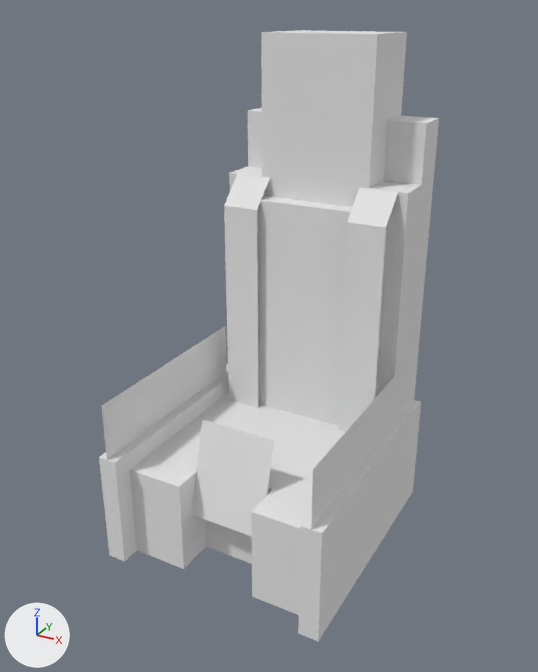
One commit to the OBJ model src/main/resources/assets/acmebase/objmodels/parts/2-seats/ejectionseat.obj: the scene before it, then after it.
Camera for both pictures: a 50 mm lens placed at (1.014, -1.949, 1.253), pointed at (-0.013, -0.082, 0.32). Every picture has the same lights, and +X, +Y and +Z are marked at lower left. Where no turn or scale is listed for an object, it has been applied to the vertices. Vertices at the same position are counted once.

The scene before the commit, as lines of its bpy script (objects in view):
```python
me_seat = bpy.data.meshes.new('seat')
me_seat.from_pydata(...)  # 98 vertices, 67 faces; spans x -0.38..0.38, y -0.5..0.44, z -0.38..1.19
me_seat.materials.append(mat_m_d0f17db8_d322_9968_b441_6a76d4bff9d0)  # white #e7e7e7
ob_seat = bpy.data.objects.new('seat', me_seat)
ob_seat.location = (0.0, 0.0, 0.0)
```
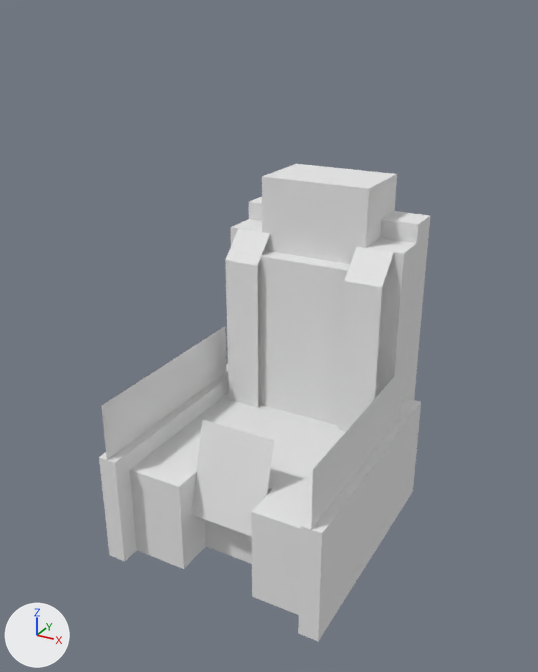
Changed parts and their boxes [x1, y1, x2, y2] in the pictures (538 x 672 px; the box of a moved part takes in the faces that stretch with it):
'seat', reshaped (22% shorter)
    before: [99, 30, 439, 641]
    after: [99, 164, 430, 641]
part 1 of me_seat, moved or reshaped
    before: [224, 174, 270, 210]
    after: [226, 229, 270, 266]
part 2 of me_seat, moved or reshaped
    before: [347, 188, 398, 228]
    after: [345, 247, 394, 288]
part 3 of me_seat, moved or reshaped
    before: [261, 30, 407, 189]
    after: [262, 164, 397, 248]
part 4 of me_seat, moved or reshaped
    before: [248, 108, 439, 185]
    after: [249, 197, 430, 243]
part 5 of me_seat, moved or reshaped
    before: [224, 166, 434, 431]
    after: [225, 219, 429, 431]

What changed in the scene script:
```text
Change me_seat:
    used by ob_seat; location = (0.0, 0.0, 0.0)
    remove me_seat.from_pydata(...)  # 98 vertices, 67 faces; spans x -0.38..0.38, y -0.5..0.44, z -0.38..1.19
    add me_seat.from_pydata(...)  # 98 vertices, 67 faces; spans x -0.38..0.38, y -0.5..0.44, z -0.38..0.75
    me_seat part 1: the loose piece of 4 vertices spanning x -0.28..-0.16, y 0.1..0.19, z 0.66..0.75 is moved by (0.0, 0.0, -0.19)
    me_seat part 2: the loose piece of 4 vertices spanning x 0.16..0.28, y 0.1..0.19, z 0.66..0.75 is moved by (0.0, 0.0, -0.19)
    me_seat part 3: all 4 vertices in x -0.19..0.19, y 0.19..0.44, z 1.19 are moved by (0.0, 0.0, -0.44)
    me_seat part 4: all 8 vertices in x -0.31..0.31, y 0.31..0.44, z 0.94 are moved by (0.0, 0.0, -0.31)
    me_seat part 5: 20 of the vertices in x -0.31..0.31, y 0.1..0.44, z 0.66..0.75 are moved by (0.0, 0.0, -0.19)
```
